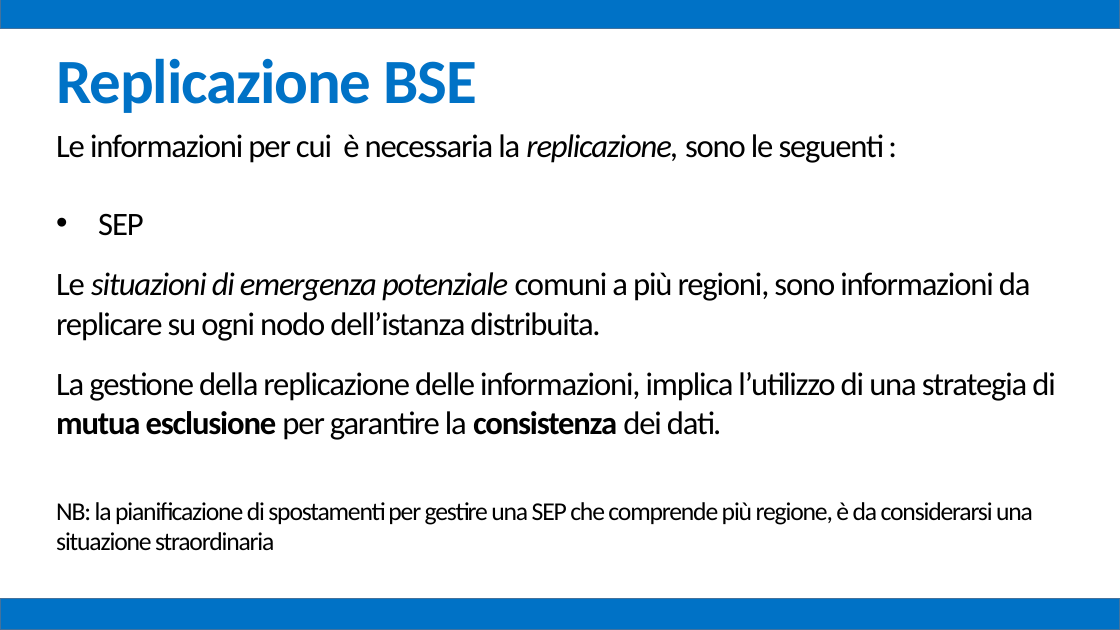
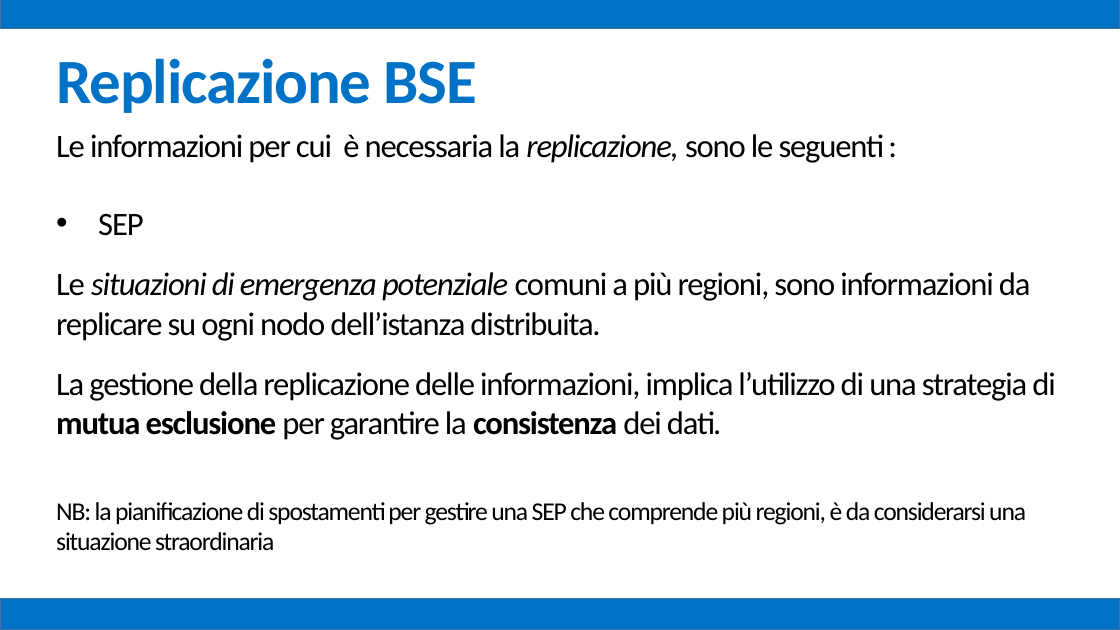
Before and after one commit to mz1991/ProgettoFebbraio2015, a slide deck: slide 88 of Febbraio 2015.pptx (slide 87 before the commit). Drawn at 1120x630 pixels with LibreOffice and Linux fonts; fonts in the diff are those of the drawing. Boxes give left, top, right and bottom in pixels: in the first picture for what was removed or moved away, otherwise in the second. Text is boxed around its words. In the diff, an @@ line names an element or a change of style, - is before the commit and + after.

```diff
--- a/Febbraio 2015.pptx
+++ b/Febbraio 2015.pptx
@@ text at [56,502,1026,551]: text changed @@
-NB: la pianificazione di spostamenti per gestire una SEP che comprende più regione, è da considerarsi una situazione straordinaria
+NB: la pianificazione di spostamenti per gestire una SEP che comprende più regioni, è da considerarsi una situazione straordinaria
```
Also in this commit, not shown: 35 other slides changed, 7 other files.
